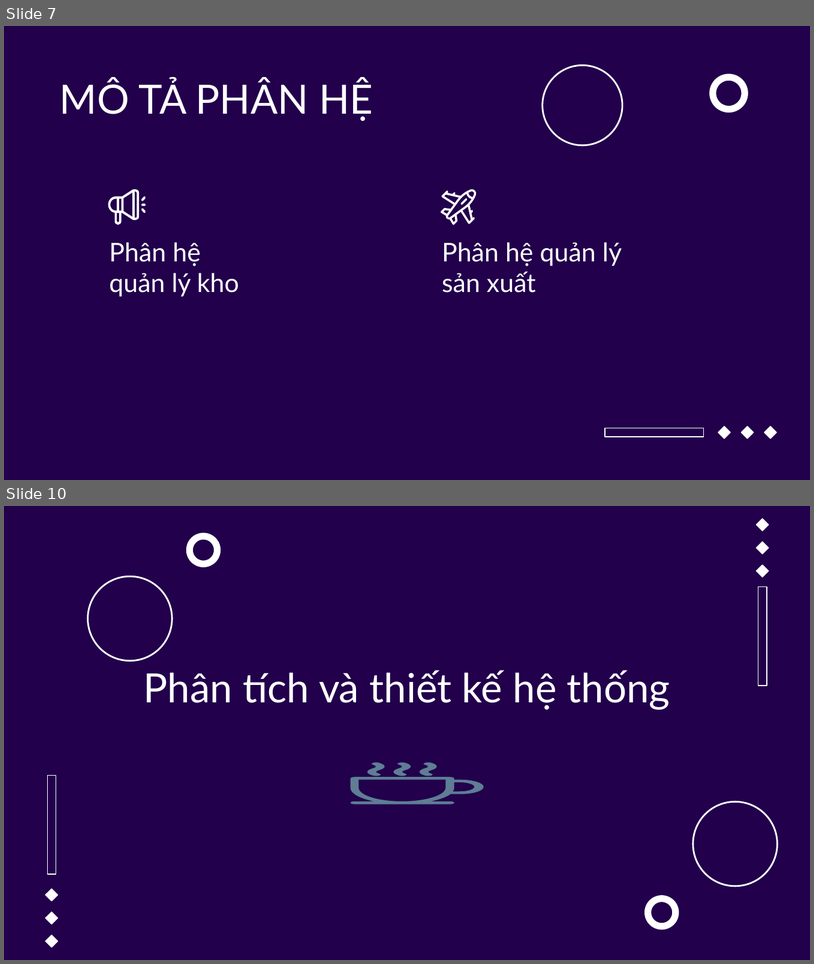
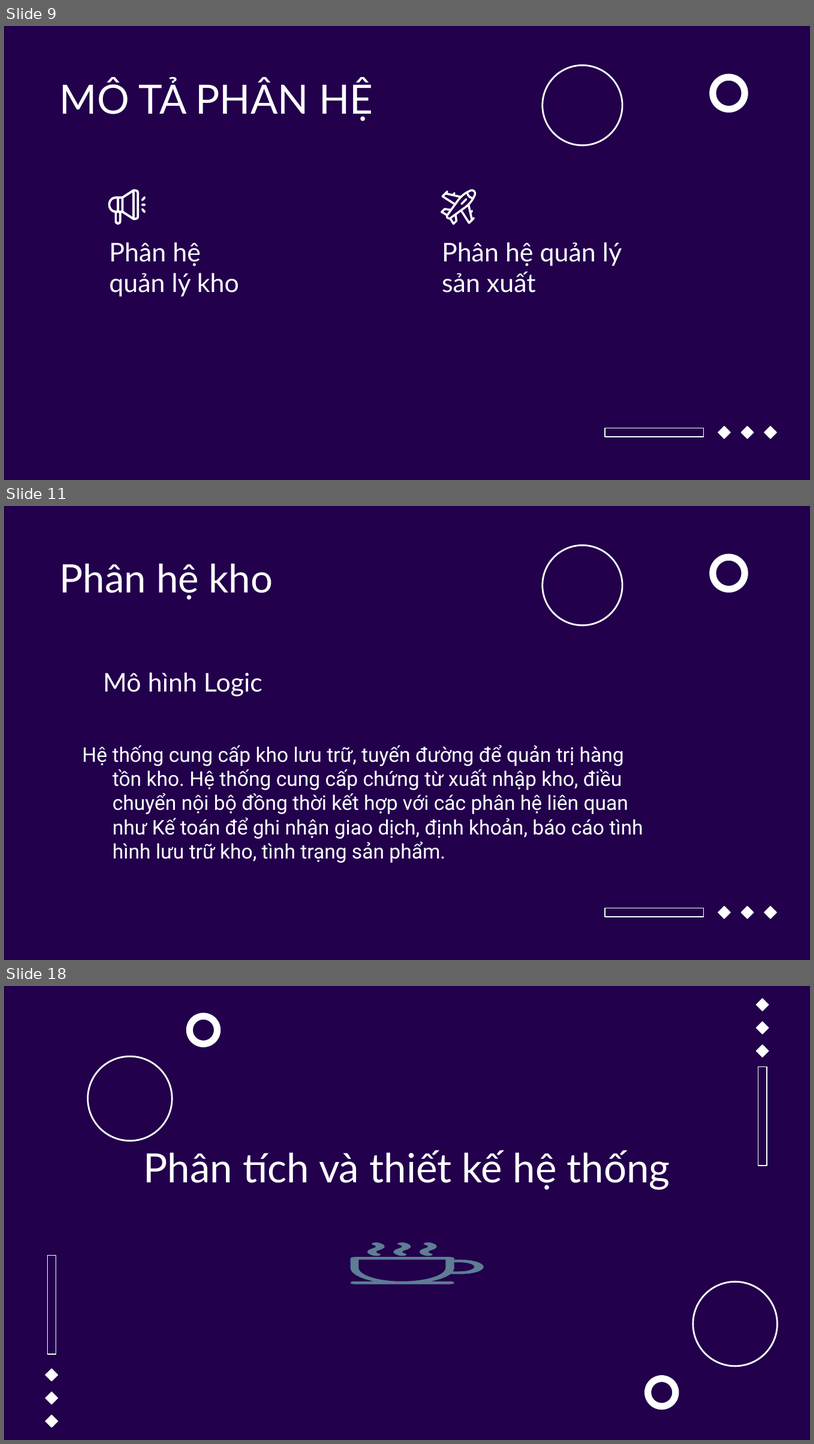
Before and after one commit to manhph81/ERP, a slide deck: 9_ERP.pptx. Shown one above the other, each under a label of ours: slides 7 and 10 before the commit, slides 9, 11 and 18 after it; the slides between them are not shown. The pictures are 814x964 and 814x1444 pixels, drawn with LibreOffice and Linux fonts; fonts in the diff are those of the drawing; background and template pictures are left out. Boxes give left, top, right and bottom in pixels: in the first picture for what was removed or moved away, otherwise in the second. Text is boxed around its words. In the diff, an @@ line names an element or a change of style, - is before the commit and + after.

```diff
--- a/9_ERP.pptx
+++ b/9_ERP.pptx
@@ slide 11 added at [4, 506, 810, 960], background #22004C; not listed: 6 template elements that a slide beside it also shows @@
@@ title added at [60, 564, 273, 600], 35 pt, text #FFFFFF @@
+Phân hệ kho
@@ subtitle added at [103, 672, 263, 696], 23 pt, text #FFFFFF @@
+Mô hình Logic
@@ subtitle added at [82, 745, 643, 862], 18 pt, text #FFFFFF @@
+Hệ thống cung cấp kho lưu trữ, tuyến đường để quản trị hàng tồn kho. Hệ thống cung cấp chứng từ xuất nhập kho, điều chuyển nội bộ đồng thời kết hợp với các phân hệ liên quan như Kế toán để ghi nhận giao dịch, định khoản, báo cáo tình hình lưu trữ kho, tình trạng sản phẩm.
@@ what was slide 7 is now slide 9 @@
@@ what was slide 10 is now slide 18 @@
```
Also in this commit, not shown: 4 slides changed, 18 other slides added, 3 slides removed, 1 other file.
